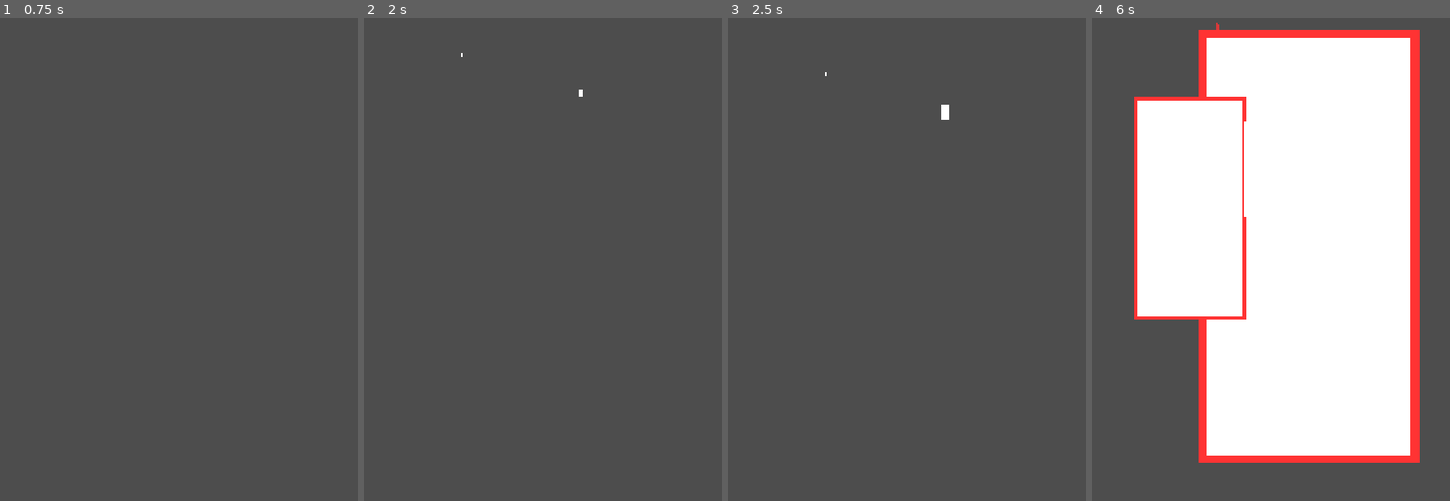
Above: before the commit, frames 1-4 (left to right).
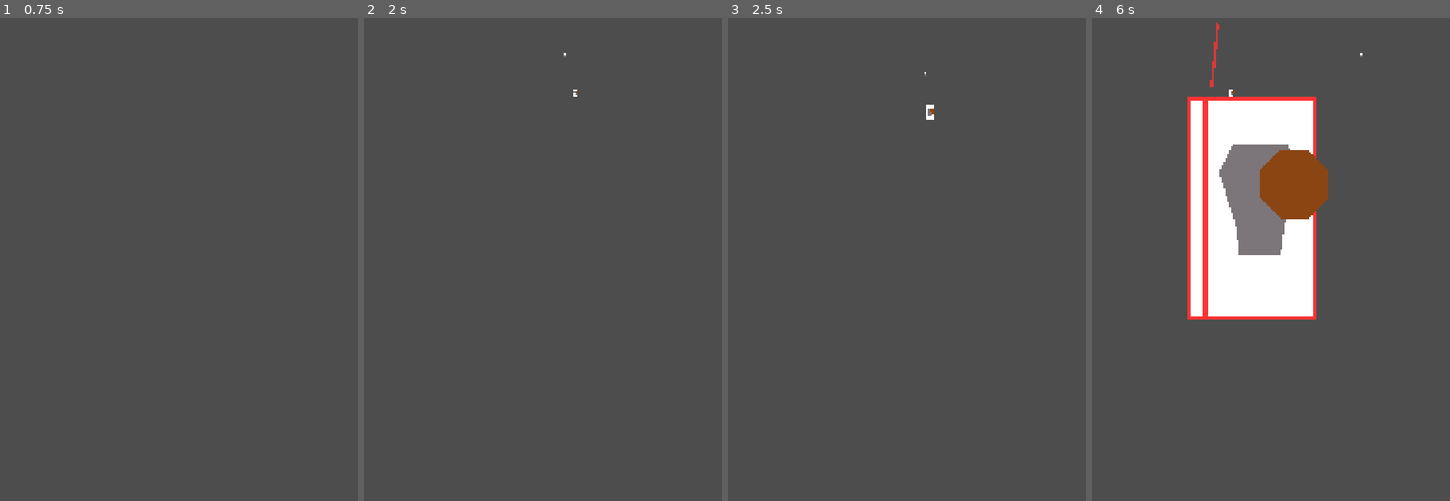
Above: after the commit, the same moments.

Repository: Tom-the-Human/Berserkir-Slice-n-Defend
Game: Godot game, scene res://Core/main.tscn
Two runs of this game, one before a commit and one after it. Both use one fixed random seed, a clock stepped at 60 frames per second and the inputs below.
Inputs (mouse positions are in pixels of both pictures, inside the frame that each line leads up to):
- Up to frame 1 (0.75 s): tap Enter at 0.5 s; move the mouse to (257, 153) at 0.52 s; click (257, 153) at 0.67 s
- Up to frame 2 (2 s): tap Space at 1.25 s; drag from (471, 216) to (582, 66) at 1.27 s
- Up to frame 3 (2.5 s): move the mouse to (942, 42) at 2.02 s; click (942, 42) at 2.17 s
- Up to frame 4 (6 s): drag from (1253, 307) to (1188, 85) at 2.77 s; move the mouse to (1378, 278) at 3.52 s; click (1378, 278) at 3.67 s; drag from (1163, 85) to (1217, 22) at 4.27 s; move the mouse to (1288, 182) at 5.02 s; click (1288, 182) at 5.17 s; drag from (1217, 22) to (1199, 216) at 5.77 s

Frame 1 is identical in both runs. In frame 2, less than 0.1% of the frame differs, in the area x 27-62%, y 7-17%; in frame 3, 0.1%; in frame 4, 54%, in the area x 11-92%, y 2-93%.

Commit message:
enemy types implemented, draw order fixed

Diff:
--- a/Core/main.tscn
+++ b/Core/main.tscn
@@ -2,14 +2,16 @@
 
 [ext_resource type="Script" uid="uid://dy65iu1ob0qtg" path="res://Touch-combat/swipe_trail.gd" id="1_5yh6k"]
 [ext_resource type="Script" uid="uid://b5kwfsfh38w6m" path="res://Core/main.gd" id="1_cj3ed"]
-[ext_resource type="PackedScene" uid="uid://djjuu0d421cg1" path="res://Enemy-sys/enemy.tscn" id="2_xdvn6"]
+[ext_resource type="PackedScene" uid="uid://qnlp2lgq410r" path="res://Enemy-sys/housecarl.tscn" id="2_n0dd3"]
 
 [node name="Main" type="Node2D" unique_id=1991437905]
 position = Vector2(1, 0)
 script = ExtResource("1_cj3ed")
-enemy_scene = ExtResource("2_xdvn6")
+enemy_scene = ExtResource("2_n0dd3")
 
 [node name="SwipeTrail" type="Line2D" parent="." unique_id=45593343]
+z_index = 150
+z_as_relative = false
 script = ExtResource("1_5yh6k")
 
 [node name="EnemySpawnTimer" type="Timer" parent="." unique_id=796545954]
--- /dev/null
+++ b/Enemy-sys/armor_component.tscn
@@ -0,0 +1,11 @@
+[gd_scene format=3 uid="uid://dn0q4fh5cr1sc"]
+
+[ext_resource type="Script" uid="uid://rs36gbbcnll6" path="res://Enemy-sys/sliceable_part.gd" id="1_sb1r5"]
+
+[node name="ArmorComponent" type="Node2D" unique_id=949430781]
+script = ExtResource("1_sb1r5")
+part_color = Color(0.4862745, 0.45882353, 0.4745098, 1)
+
+[node name="Polygon2D" type="Polygon2D" parent="." unique_id=1316496790]
+color = Color(0.4862745, 0.45882353, 0.4745098, 1)
+polygon = PackedVector2Array(-16, -32, 16, -32, 24, -16, 14, 16, 12, 32, -12, 32, -14, 16, -24, -16)
--- a/Enemy-sys/enemy.gd
+++ b/Enemy-sys/enemy.gd
@@ -9,7 +9,7 @@
 var start_pos : Vector2
 var end_pos : Vector2 # Forground/hit zone
 
-@onready var polygon_node: Polygon2D = $Polygon2D
+@onready var polygon_node: Polygon2D = $Body/Polygon2D
 
 # hit zone entered outline
 var outline_line: Line2D
@@ -21,14 +21,14 @@
 
 	# army width (pick random spot in army at horizon)
 	# TWEAK THIS TO MATCH ART!!!
-	var spawn_offset := randf_range(-250.0, 250.0)
+	var spawn_offset := randf_range(-350.0, 350.0)
 	#############################################
 
 	# horizon is 576
 	start_pos = Vector2(center_x + spawn_offset, 576.0)
 
 	# spread multiplier (adjust to make them filter onto the bridge, not necessarily center)
-	var spread_multiplier := 1.0
+	var spread_multiplier := -0.9
 
 	# foreground Y is 1152
 	end_pos = Vector2(center_x + (spawn_offset * spread_multiplier), 1152.0)
@@ -54,6 +54,9 @@
 	var scale_factor : Variant = lerp(0.1, 10.0, perspective_curve)
 	scale = Vector2(scale_factor, scale_factor)
 
+	# control draw order
+	z_index = int(progress * 100)
+
 	if progress >= 0.75 and not in_hit_zone:
 		in_hit_zone = true
 		# debug
@@ -72,34 +75,43 @@
 	if progress < 0.75:
 		return
 
-	var local_points := PackedVector2Array()
-	for pt in swipe_points:
-		local_points.append(to_local(pt))
+	# check for shield
+	var shield = get_node_or_null("Shield")
+	if shield and not shield.is_broken:
+		var hit_shield = shield.apply_cut(swipe_points)
+		if hit_shield:
+			apply_knockback()
+			return
 
-	var sliced_pieces := Slicer.slice_polygon_curved(polygon_node.polygon, local_points)
+	# check for armor
+	var armor = get_node_or_null("Armor")
+	if armor and not armor.is_broken:
+		armor.apply_cut(swipe_points)
+		apply_knockback()
+		return
 
-	if sliced_pieces.size() > 1:
-		for piece_points in sliced_pieces:
-			create_falling_rigidbody(piece_points)
-		queue_free()
+	# if no protection
+	var body = get_node_or_null("Body")
+	if body and not body.is_broken:
+		body.apply_cut(swipe_points)
+		die()
 
-func create_falling_rigidbody(points: PackedVector2Array) -> void:
-	var scaled_points := PackedVector2Array()
-	for pt in points:
-		scaled_points.append(pt * self.scale)
+func apply_knockback() -> void:
+	# push enemy back when hit but not killed
+	progress = max(0.0, progress - 0.2)
 
-	var rb := RigidBody2D.new()
-	var poly := Polygon2D.new()
-	var col := CollisionPolygon2D.new()
+	# update scale and position
+	position = start_pos.lerp(end_pos, progress)
+	var perspective_curve := pow(progress, 3)
+	var scale_factor : float = lerp(0.1, 10.0, perspective_curve)
+	scale = Vector2(scale_factor, scale_factor)
+	z_index = int(progress * 100)
 
-	poly.polygon = scaled_points
-	# try to implement texture later (UV maps)
-	poly.color = Color.DARK_RED
-	col.polygon = scaled_points
+	if progress < 0.75:
+		# no longer in hit zone
+		in_hit_zone = false
+		outline_line.width = 0.0
 
-	rb.add_child(poly)
-	rb.add_child(col)
-	rb.global_position = global_position
-
-	rb.apply_central_impulse(Vector2(randf_range(-100, 100), randf_range(-50, -150)))
-	get_parent().add_child(rb)
+func die() -> void:
+	# TODO: hook up to kill counter, etc.
+	queue_free()
--- a/Enemy-sys/enemy.tscn
+++ b/Enemy-sys/enemy.tscn
@@ -1,12 +1,16 @@
 [gd_scene format=3 uid="uid://djjuu0d421cg1"]
 
 [ext_resource type="Script" uid="uid://cdngpna4tpe23" path="res://Enemy-sys/enemy.gd" id="1_h4rym"]
+[ext_resource type="Script" uid="uid://rs36gbbcnll6" path="res://Enemy-sys/sliceable_part.gd" id="2_qhfmm"]
 
 [node name="Enemy" type="Area2D" unique_id=1703952146]
 script = ExtResource("1_h4rym")
 
-[node name="Polygon2D" type="Polygon2D" parent="." unique_id=711442672]
+[node name="CollisionPolygon2D" type="CollisionPolygon2D" parent="." unique_id=2022778578]
 polygon = PackedVector2Array(-32, -64, 32, -64, 32, 64, -32, 64)
 
-[node name="CollisionPolygon2D" type="CollisionPolygon2D" parent="." unique_id=2022778578]
+[node name="Body" type="Node2D" parent="." unique_id=1917326645]
+script = ExtResource("2_qhfmm")
+
+[node name="Polygon2D" type="Polygon2D" parent="Body" unique_id=711442672]
 polygon = PackedVector2Array(-32, -64, 32, -64, 32, 64, -32, 64)
--- /dev/null
+++ b/Enemy-sys/housecarl.tscn
@@ -0,0 +1,13 @@
+[gd_scene format=3 uid="uid://qnlp2lgq410r"]
+
+[ext_resource type="PackedScene" uid="uid://djjuu0d421cg1" path="res://Enemy-sys/enemy.tscn" id="1_ss7bi"]
+[ext_resource type="PackedScene" uid="uid://dn0q4fh5cr1sc" path="res://Enemy-sys/armor_component.tscn" id="2_uu080"]
+[ext_resource type="PackedScene" uid="uid://dl5tu8xomdw1b" path="res://Enemy-sys/shield_component.tscn" id="3_sflf5"]
+
+[node name="Housecarl" unique_id=1703952146 instance=ExtResource("1_ss7bi")]
+
+[node name="Armor" parent="." index="2" unique_id=949430781 instance=ExtResource("2_uu080")]
+position = Vector2(0, -5)
+
+[node name="Shield" parent="." index="3" unique_id=181454021 instance=ExtResource("3_sflf5")]
+position = Vector2(20, -14)
--- /dev/null
+++ b/Enemy-sys/peasant.tscn
@@ -0,0 +1,5 @@
+[gd_scene format=3 uid="uid://bun0584ros584"]
+
+[ext_resource type="PackedScene" uid="uid://djjuu0d421cg1" path="res://Enemy-sys/enemy.tscn" id="1_rotlq"]
+
+[node name="Peasant" unique_id=1703952146 instance=ExtResource("1_rotlq")]
--- /dev/null
+++ b/Enemy-sys/shield_component.tscn
@@ -0,0 +1,11 @@
+[gd_scene format=3 uid="uid://dl5tu8xomdw1b"]
+
+[ext_resource type="Script" uid="uid://rs36gbbcnll6" path="res://Enemy-sys/sliceable_part.gd" id="1_ilcmf"]
+
+[node name="ShieldComponent" type="Node2D" unique_id=181454021]
+script = ExtResource("1_ilcmf")
+part_color = Color(0.54509807, 0.27058825, 0.07450981, 1)
+
+[node name="Polygon2D" type="Polygon2D" parent="." unique_id=1561702754]
+color = Color(0.54509807, 0.27058825, 0.07450981, 1)
+polygon = PackedVector2Array(-8, -20, 8, -20, 20, -8, 20, 8, 8, 20, -8, 20, -20, 8, -20, -8)
--- /dev/null
+++ b/Enemy-sys/sliceable_part.gd
@@ -0,0 +1,67 @@
+extends Node2D
+class_name Sliceable_Part
+
+# signal to parent node that shield/armor is gone
+signal destroyed
+
+@export var part_color := Color.DARK_RED
+
+@onready var polygon_node: Polygon2D = $Polygon2D
+var is_broken := false
+
+func apply_cut(swipe_points: PackedVector2Array) -> bool:
+	if is_broken:
+		return false
+
+	var local_points := PackedVector2Array()
+	for pt in swipe_points:
+		local_points.append(to_local(pt))
+
+	var sliced_pieces := Slicer.slice_polygon_curved(polygon_node.polygon, local_points)
+
+	if sliced_pieces.size() > 1:
+		is_broken = true # Prevent double-cutting in the same frame (reconsider?)
+		for piece_points in sliced_pieces:
+			create_falling_rigidbody(piece_points)
+
+		destroyed.emit()
+		queue_free()
+		return true
+
+	return false
+
+func create_falling_rigidbody(points: PackedVector2Array) -> void:
+	var scaled_points := PackedVector2Array()
+	for pt in points:
+		# global_scale so it inherits the 3D perspective scale from the Enemy
+		scaled_points.append(pt * global_scale)
+
+	var rb := RigidBody2D.new()
+	var poly := Polygon2D.new()
+	var col := CollisionPolygon2D.new()
+
+	poly.polygon = scaled_points
+	poly.color = part_color
+	col.polygon = scaled_points
+
+	######################
+	# not sure if I want this, test and maybe remove
+	var edge_glow := Line2D.new()
+	edge_glow.points = scaled_points
+	edge_glow.closed = true
+	edge_glow.width = 5.0 * global_scale.x
+	edge_glow.default_color = Color(2.0, 0.2, 0.2)
+	rb.add_child(edge_glow)
+	######################
+
+	rb.add_child(poly)
+	rb.add_child(col)
+	rb.global_position = global_position
+
+	# Grab the z_index from the parent Enemy so it layers correctly
+	rb.z_index = get_parent().z_index + 1
+
+	rb.apply_central_impulse(Vector2(randf_range(-100, 100), randf_range(-50, -150)))
+
+	# Send it to the Main scene so it doesn't keep charging forward with the surviving Enemy
+	get_tree().current_scene.add_child(rb)
--- /dev/null
+++ b/Enemy-sys/spearman.tscn
@@ -0,0 +1,9 @@
+[gd_scene format=3 uid="uid://r8b4i7cgbtyu"]
+
+[ext_resource type="PackedScene" uid="uid://djjuu0d421cg1" path="res://Enemy-sys/enemy.tscn" id="1_xvy3y"]
+[ext_resource type="PackedScene" uid="uid://dl5tu8xomdw1b" path="res://Enemy-sys/shield_component.tscn" id="2_n128j"]
+
+[node name="Spearman" unique_id=1703952146 instance=ExtResource("1_xvy3y")]
+
+[node name="Shield" parent="." index="2" unique_id=181454021 instance=ExtResource("2_n128j")]
+position = Vector2(20, -14)
Not shown, added: Enemy-sys/sliceable_part.gd.uid
